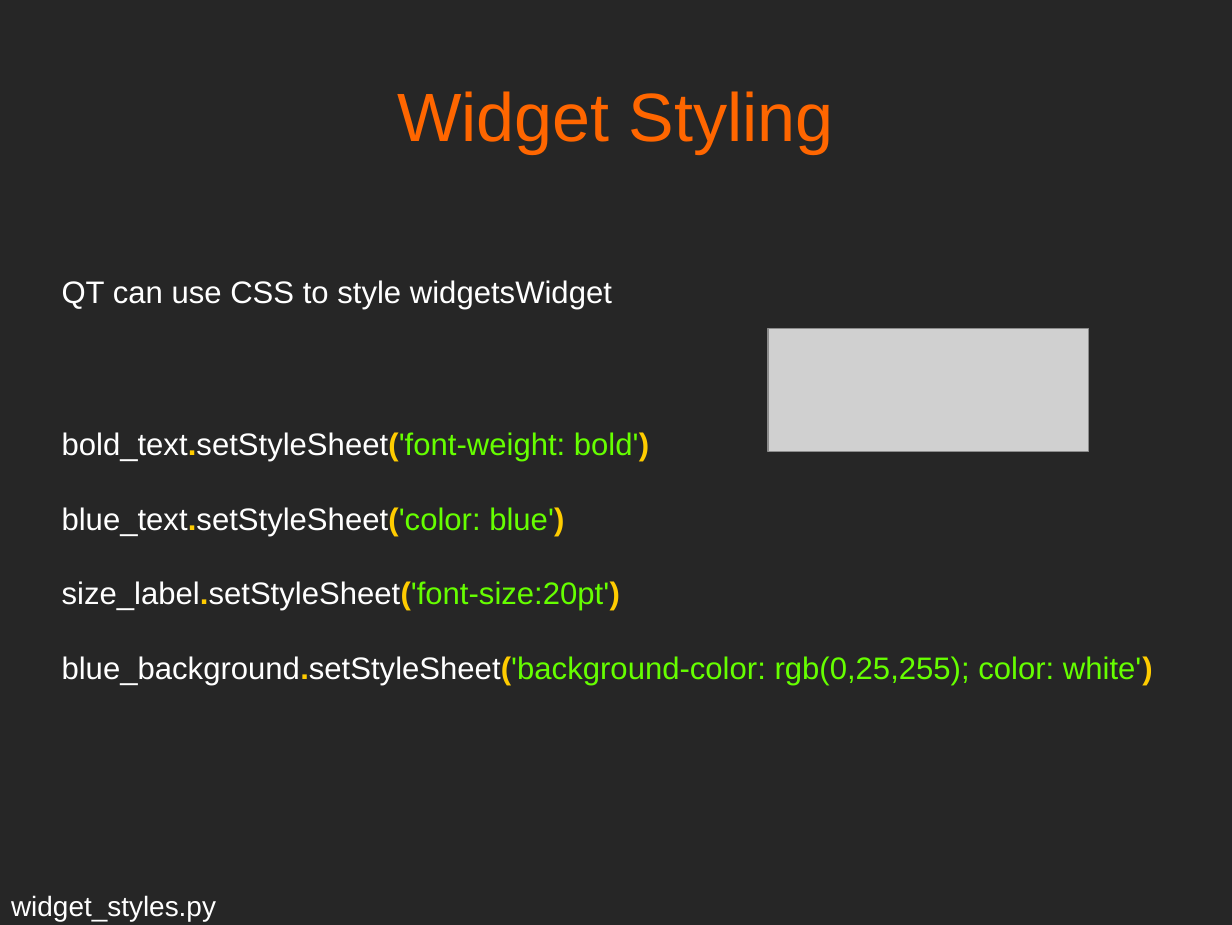
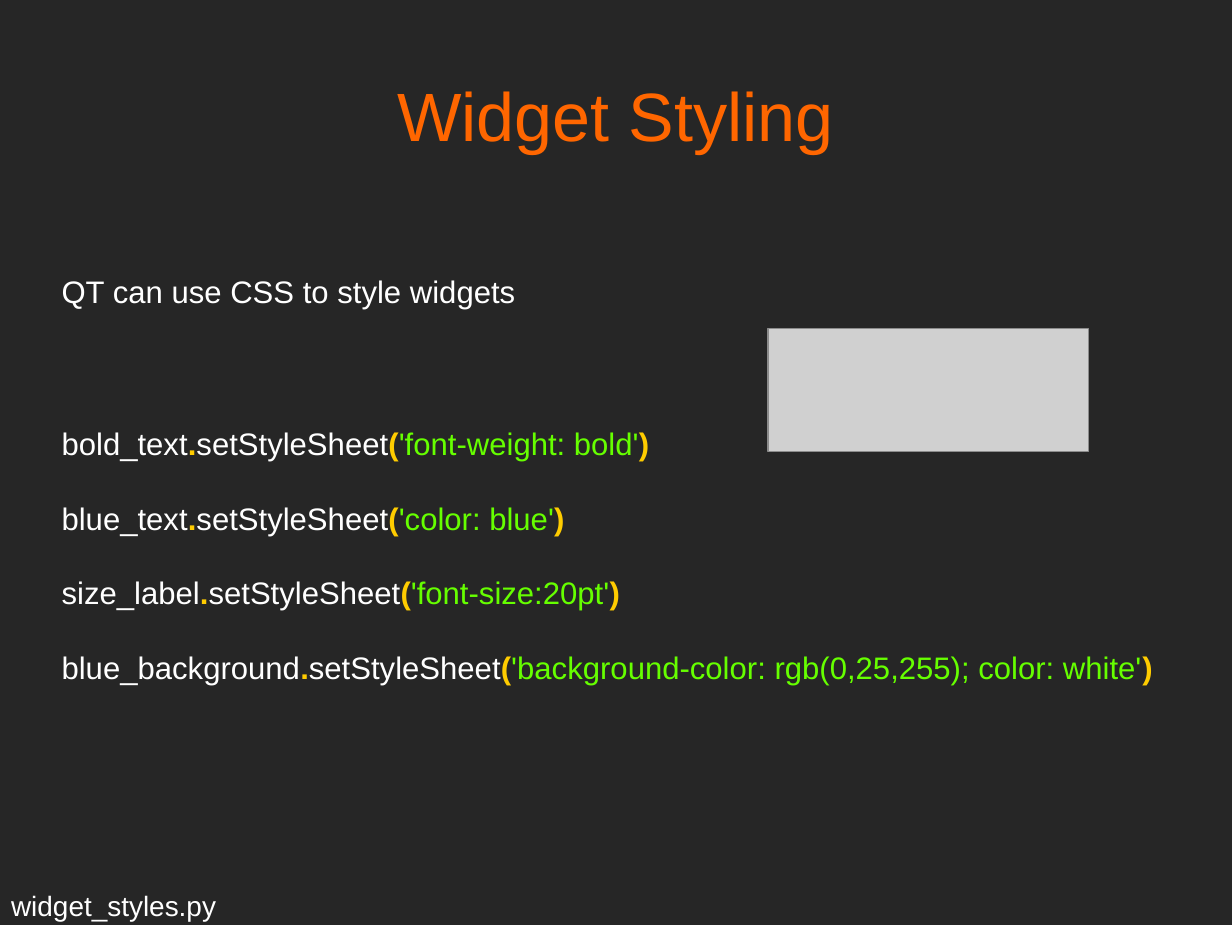
Before and after one commit to mfarhan12/qt-presentation, a slide deck: slide 8 of OPAG QT Presentation.odp. Drawn at 1232x925 pixels with LibreOffice and Linux fonts; fonts in the diff are those of the drawing; grey boxes stand for pictures. Boxes give left, top, right and bottom in pixels: in the first picture for what was removed or moved away, otherwise in the second. Text is boxed around its words. In the diff, an @@ line names an element or a change of style, - is before the commit and + after.

```diff
--- a/OPAG QT Presentation.odp
+++ b/OPAG QT Presentation.odp
@@ text at [62, 280, 515, 309]: text changed @@
-QT can use CSS to style widgetsWidget
+QT can use CSS to style widgets
```
Also in this commit, not shown: 13 other slides changed, 1 slide added, 4 other files.
